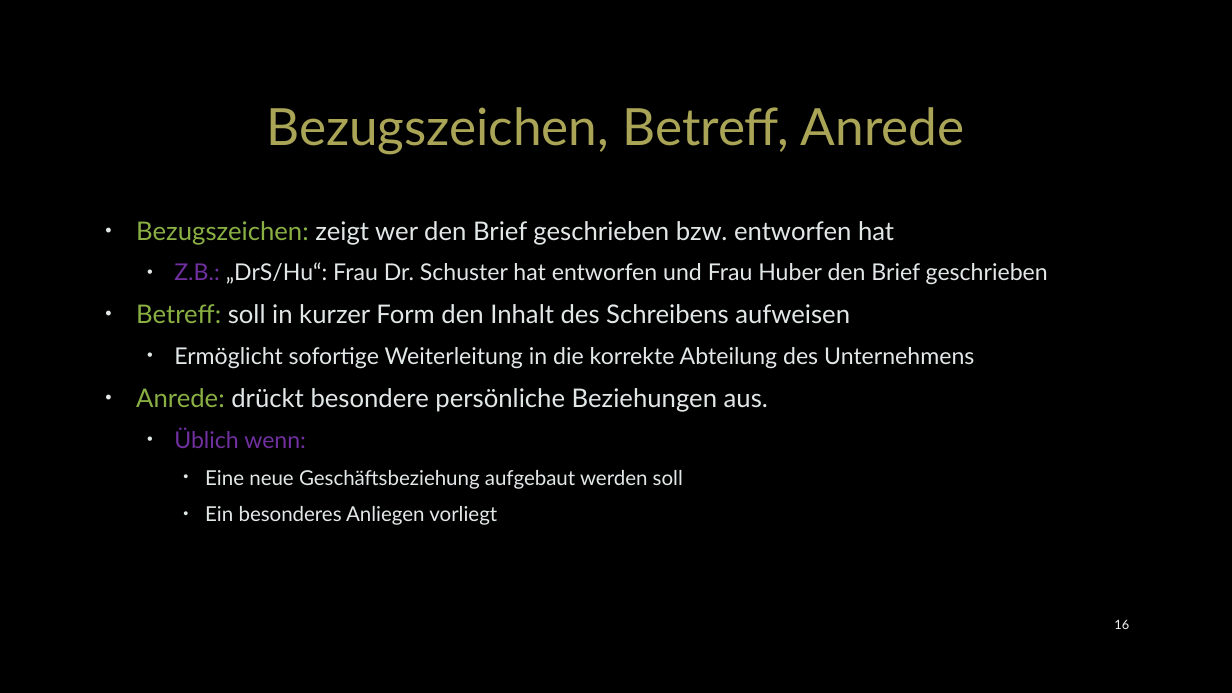
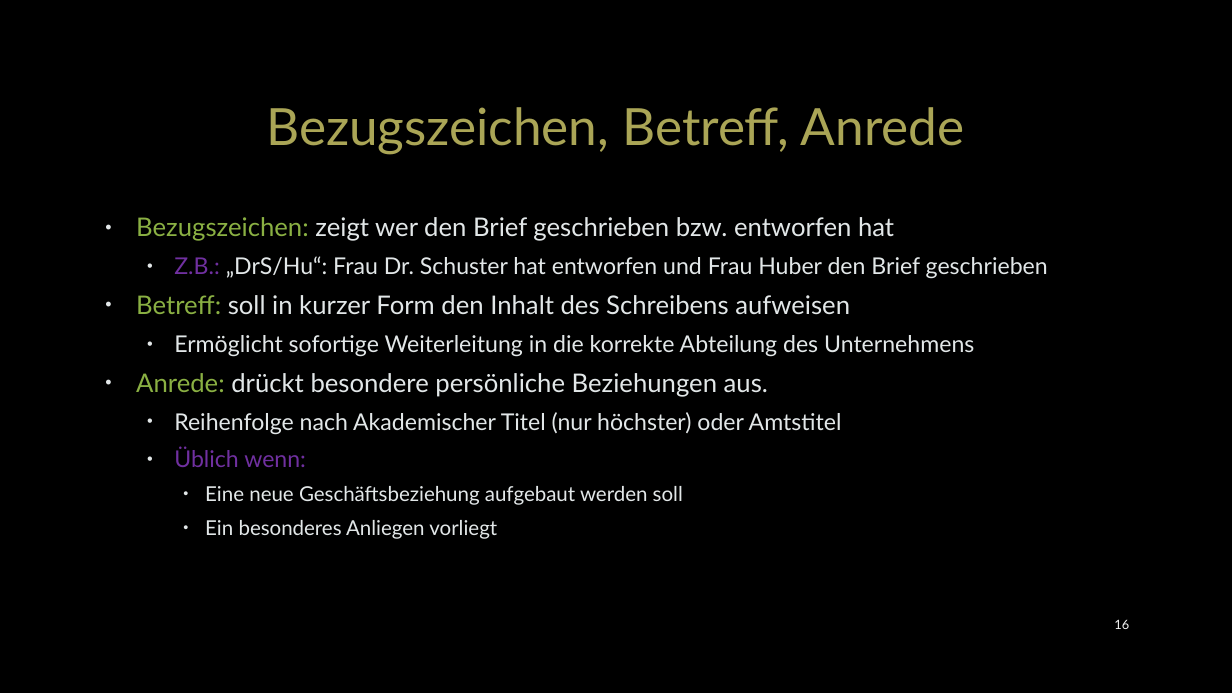
Before and after one commit to ScarSchool/RW, a slide deck: slide 16 of Kommunikation allgemein & Kaufverträge anbahnen.pptx. Drawn at 1232x693 pixels with LibreOffice and Linux fonts; fonts in the diff are those of the drawing. Boxes give left, top, right and bottom in pixels: in the first picture for what was removed or moved away, otherwise in the second. Text is boxed around its words. In the diff, an @@ line names an element or a change of style, - is before the commit and + after.

```diff
--- a/Kommunikation allgemein & Kaufverträge anbahnen.pptx
+++ b/Kommunikation allgemein & Kaufverträge anbahnen.pptx
@@ text at (x1=136, y1=217, x2=1048, y2=539): line spacing 1 to 0.9 @@
@@ text at (x1=174, y1=412, x2=842, y2=435): paragraph added @@
+  • Reihenfolge nach Akademischer Titel (nur höchster) oder Amtstitel
```
Also in this commit, not shown: 3 other slides changed, 2 other files.
